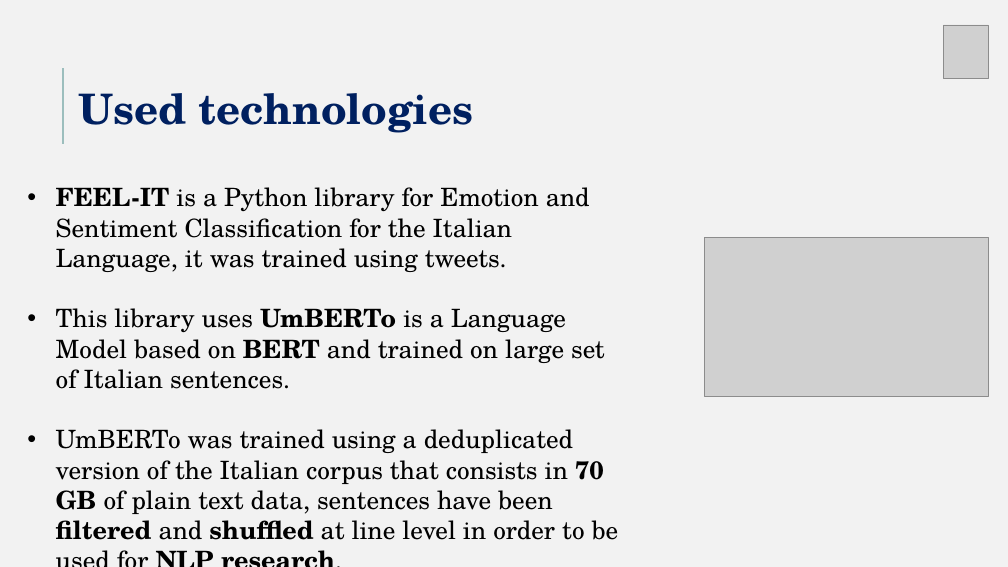
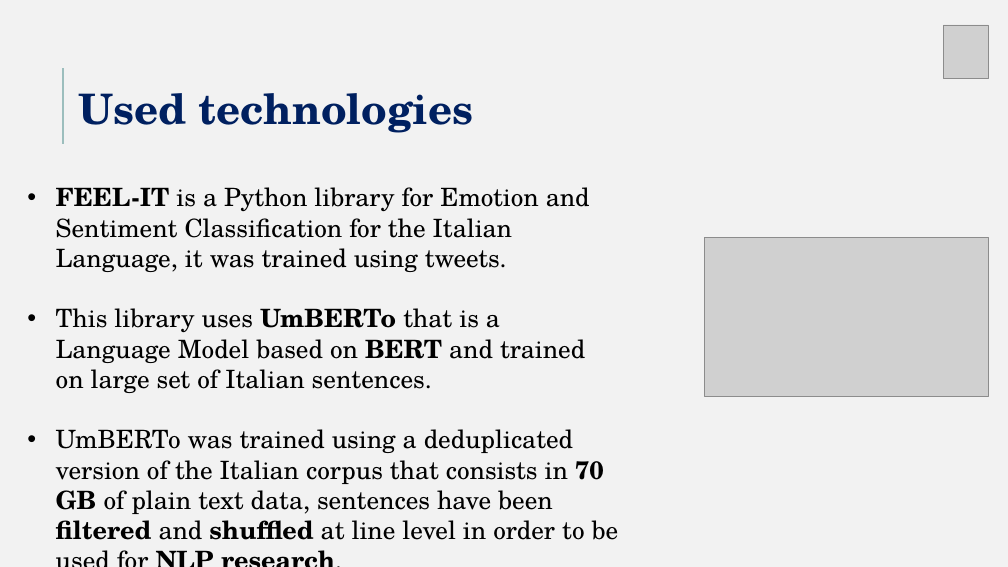
Before and after one commit to Matteoa99/ProgettoDA, a slide deck: slide 5 of DA_project.pptx. Drawn at 1008x567 pixels with LibreOffice and Linux fonts; fonts in the diff are those of the drawing; grey boxes stand for pictures. Boxes give left, top, right and bottom in pixels: in the first picture for what was removed or moved away, otherwise in the second. Text is boxed around its words. In the diff, an @@ line names an element or a change of style, - is before the commit and + after.

```diff
--- a/DA_project.pptx
+++ b/DA_project.pptx
@@ text at box(56, 308, 585, 393): text changed @@
-• This library uses UmBERTo is a Language Model based on BERT and trained on large set of Italian sentences.
+• This library uses UmBERTo that is a Language Model based on BERT and trained on large set of Italian sentences.
```
Also in this commit, not shown: 8 other slides changed, 2 other files.
